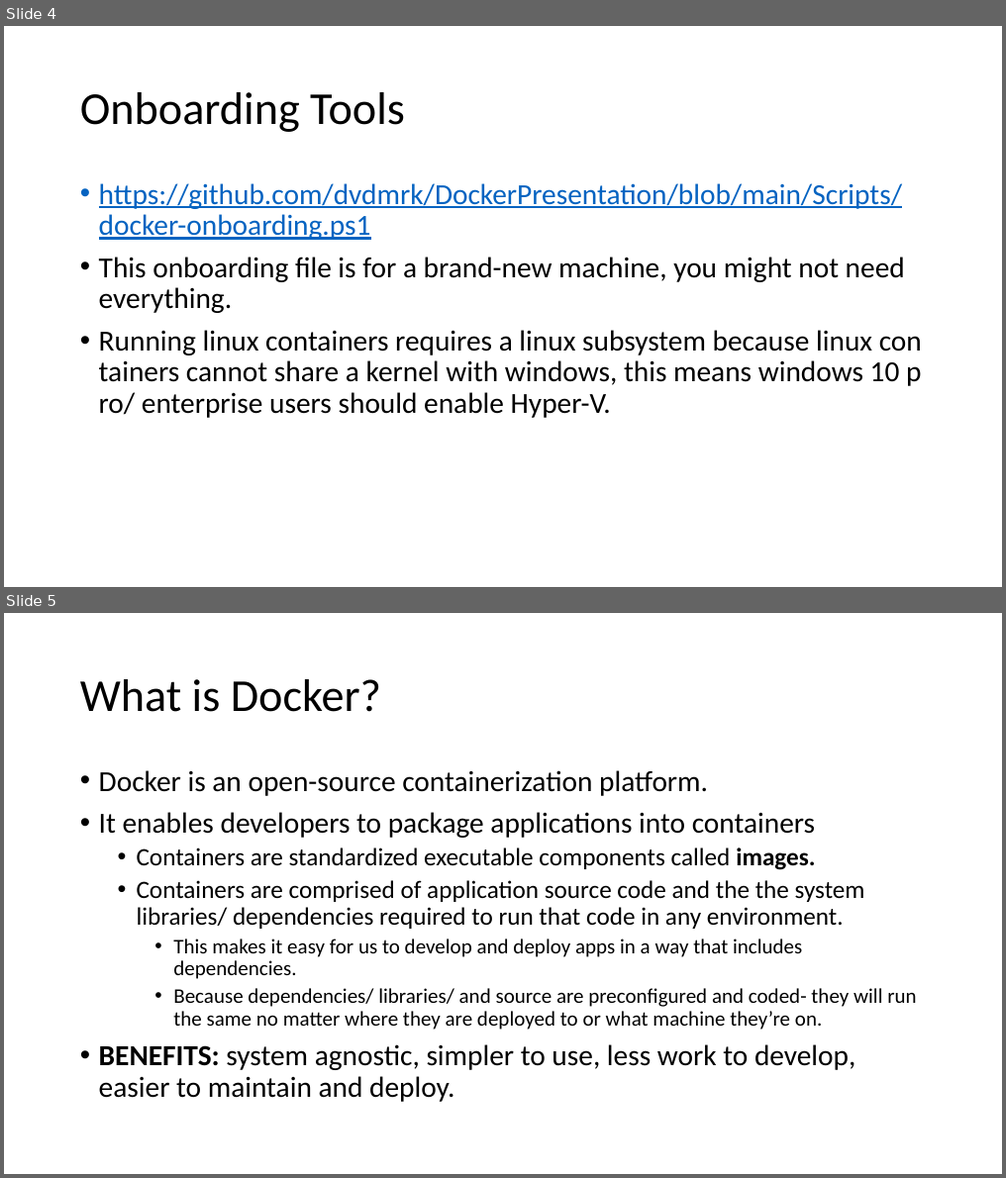
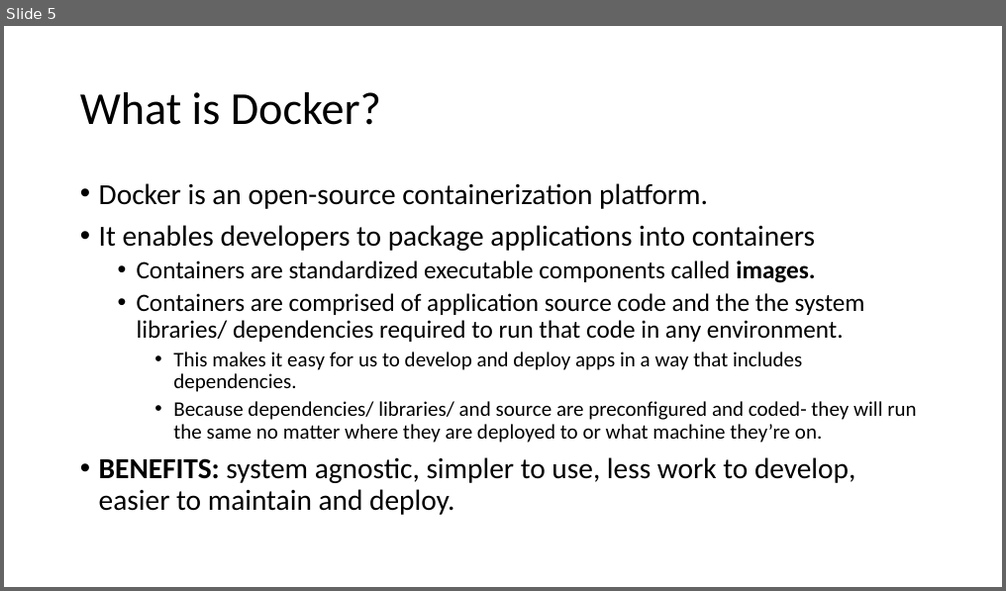
Before and after one commit to dvdmrk/DockerPresentation, a slide deck: Slides/DockerPresentation.pptx. Shown one above the other, each under a label of ours: slides 4 and 5 before the commit, slide 5 after it. The pictures are 1006x1178 and 1006x591 pixels, drawn with LibreOffice and Linux fonts; fonts in the diff are those of the drawing. Boxes give left, top, right and bottom in pixels: in the first picture for what was removed or moved away, otherwise in the second. Text is boxed around its words. In the diff, an @@ line names an element or a change of style, - is before the commit and + after.

```diff
--- a/Slides/DockerPresentation.pptx
+++ b/Slides/DockerPresentation.pptx
@@ slide 4 removed at (4,26,1002,587), background #FFFFFF @@
@@ title removed at (80,92,405,132) @@
-Onboarding Tools
@@ text removed at (99,183,905,418) @@
-• https://github.com/dvdmrk/DockerPresentation/blob/main/Scripts/docker-onboarding.ps1
-• This onboarding file is for a brand-new machine, you might not need everything.
-• Running linux containers requires a linux subsystem because linux containers cannot share a kernel with windows, this means windows 10 pro/ enterprise users should enable Hyper-V.
```
Also in this commit, not shown: 3 slides changed, 28 slides added, 3 other slides removed, 2 other files.
